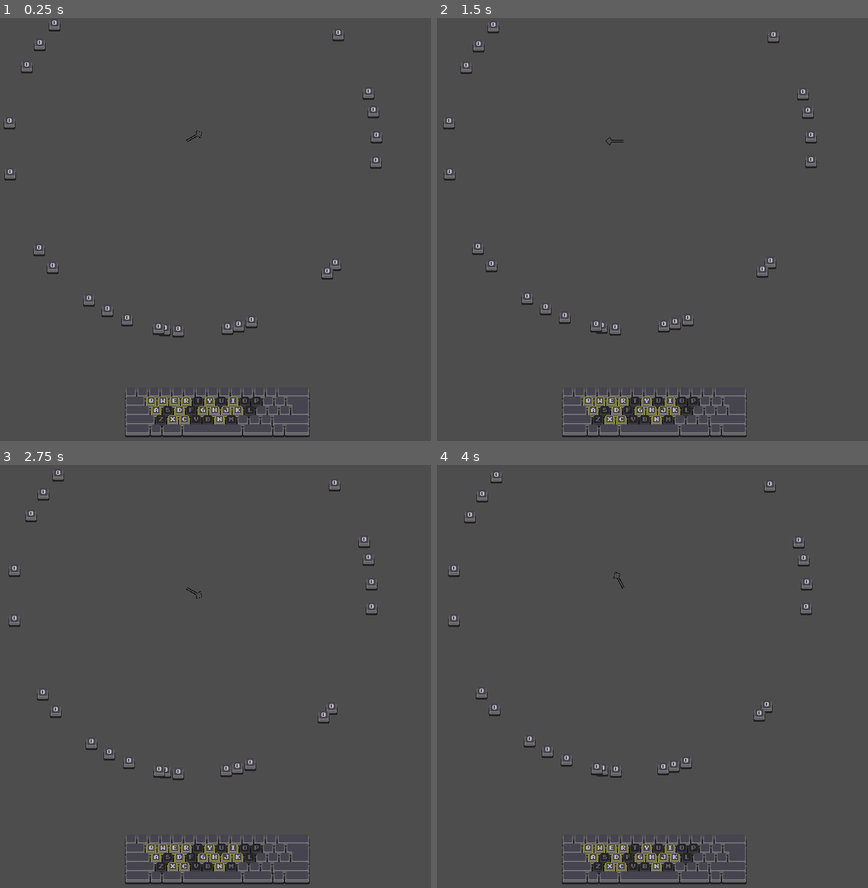
Above: before the commit, frames 1-4 (two rows, left to right).
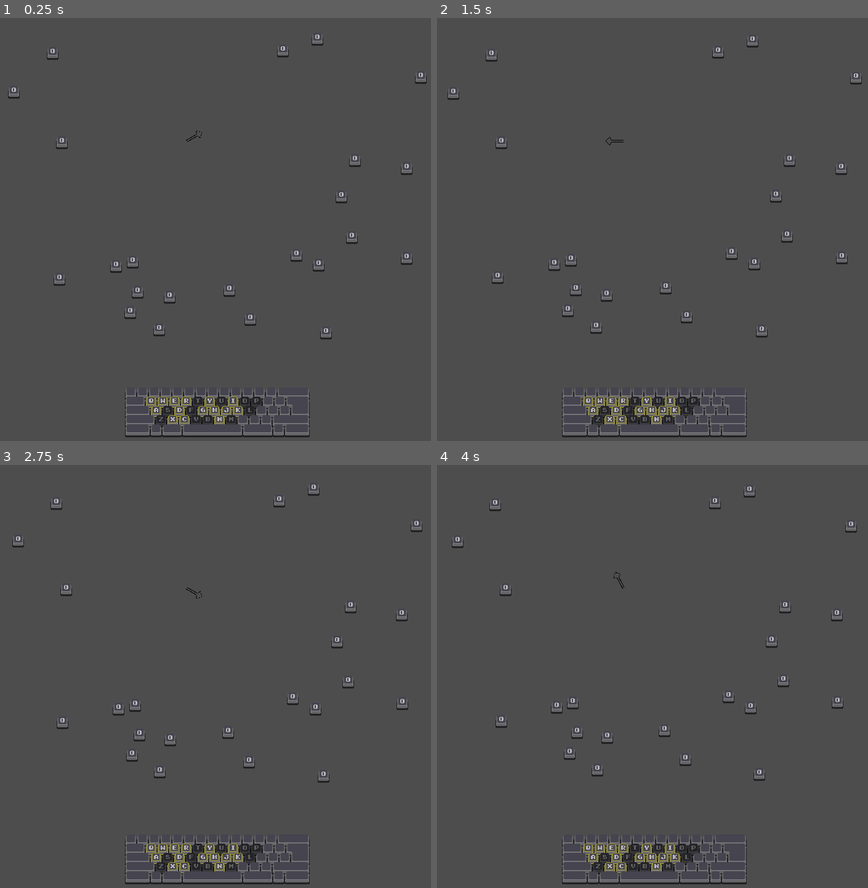
Above: after the commit, the same moments.

Repository: youchanje30/Help-Me-KeyBoard-Warrior
Game: Godot game, scene res://Scenes/test_main.tscn
Two runs of this game, one before a commit and one after it. Both use one fixed random seed, a clock stepped at 60 frames per second and the inputs below.
Inputs:
- Up to frame 1 (0.25 s): no input
- Up to frame 2 (1.5 s): tap Enter (ui_accept) at 0.5, 0.77 s
- Up to frame 3 (2.75 s): tap Enter (ui_accept) at 1.52 s
- Up to frame 4 (4 s): tap Enter (ui_accept) at 3.02, 3.77 s

The runs differ from the first frame. In frame 1, 1.2% of the frame differs, in the area x 0-99%, y 0-76%; in frame 2, 1.2%; in frame 3, 1.2%; in frame 4, 1.2%.

Commit message:
Add new bullet Effect
Add Nearest Auto Bullet
add explosion effect

Diff:
--- a/CommandDatas/ShootCommands/BaseData.tres
+++ b/CommandDatas/ShootCommands/BaseData.tres
@@ -5,5 +5,5 @@
 [resource]
 script = ExtResource("1_70hf4")
 spawn_data = Array[String](["res://Scenes/Bullets/BaseBullet.tscn"])
-force_data = Array[float]([200.0])
+force_data = Array[float]([400.0])
 coolTime = 1.0
--- /dev/null
+++ b/CommandDatas/ShootCommands/NearestAuto.tres
@@ -0,0 +1,9 @@
+[gd_resource type="Resource" script_class="CommandData" load_steps=2 format=3 uid="uid://cltx44il34mrm"]
+
+[ext_resource type="Script" path="res://Scripts/CommandData/CommandData.gd" id="1_hhovi"]
+
+[resource]
+script = ExtResource("1_hhovi")
+spawn_data = Array[String](["res://Scenes/Bullets/NearestAutoBullet.tscn"])
+force_data = Array[float]([250.0])
+coolTime = 8.0
--- /dev/null
+++ b/Scenes/Bullets/NearestAutoBullet.tscn
@@ -0,0 +1,21 @@
+[gd_scene load_steps=4 format=3 uid="uid://b6d8uv0mw7wjj"]
+
+[ext_resource type="Script" path="res://Scripts/Bullets/NearestTargetBullet.gd" id="1_3spkp"]
+[ext_resource type="Texture2D" uid="uid://60r2qv0snki8" path="res://Sprites/Bullets/auto_bullet.png" id="2_bisrq"]
+
+[sub_resource type="CircleShape2D" id="CircleShape2D_b7mhr"]
+radius = 4.5
+
+[node name="NearestAutoBullet" type="Node2D" node_paths=PackedStringArray("area")]
+script = ExtResource("1_3spkp")
+area = NodePath("Area2D")
+
+[node name="Sprite2D" type="Sprite2D" parent="."]
+texture = ExtResource("2_bisrq")
+offset = Vector2(0.5, 0.5)
+
+[node name="Area2D" type="Area2D" parent="."]
+monitorable = false
+
+[node name="CollisionShape2D" type="CollisionShape2D" parent="Area2D"]
+shape = SubResource("CircleShape2D_b7mhr")
--- /dev/null
+++ b/Scenes/Effects/explosion.tscn
@@ -0,0 +1,17 @@
+[gd_scene load_steps=3 format=3 uid="uid://barluy6tr3pur"]
+
+[ext_resource type="Texture2D" uid="uid://1pdduxeff8ys" path="res://Sprites/Keyboards/WhiteBtn.png" id="1_mbvlp"]
+
+[sub_resource type="ParticleProcessMaterial" id="ParticleProcessMaterial_huhg3"]
+particle_flag_disable_z = true
+spread = 180.0
+initial_velocity_min = 50.0
+initial_velocity_max = 50.0
+gravity = Vector3(0, 0, 0)
+
+[node name="Explosion" type="GPUParticles2D"]
+amount = 30
+process_material = SubResource("ParticleProcessMaterial_huhg3")
+texture = ExtResource("1_mbvlp")
+lifetime = 0.5
+explosiveness = 1.0
--- /dev/null
+++ b/Scripts/Bullets/NearestTargetBullet.gd
@@ -0,0 +1,14 @@
+extends IBullet
+
+var _force : float = 0
+var speed : float = 10
+var vec : Vector2 = Vector2.UP
+
+func shoot(angle : float=0, force : float=0, damage : float = 0):
+	super.shoot(angle, force, damage)
+	_force = force
+	var pos = EnemyController.get_nearest_enemy_pos()
+	vec = (pos - position).normalized()
+
+func move(delta):
+	translate(vec * delta * _force)# * speed
--- a/Scripts/Managers/EnemyController.gd
+++ b/Scripts/Managers/EnemyController.gd
@@ -11,13 +11,26 @@
 		var enemy = enemy_base.instantiate()
 		add_child(enemy)
 		enemys.append(enemy)
-		enemy.global_position = spawn_pos * distance
+		enemy.global_position = spawn_pos * (distance + randf_range(-100, 100))
 		enemy._ready()
 
 
 func get_random_enemy_pos():
 	return enemys[randi_range(0, enemys.size()-1)].position
 
+func get_nearest_enemy_pos():
+	var min_pos = Vector2.ZERO
+	var min_distance = (enemys[0].position.x * enemys[0].position.x) + (enemys[0].position.y * enemys[0].position.y)
+	for enemy in enemys:
+		var x = enemy.position.x
+		var y = enemy.position.y
+		var cur_distance = x*x + y*y
+		if min_distance < cur_distance: continue
+		min_distance = cur_distance
+		min_pos = enemy.position
+
+	return min_pos
+
 func Remove_Enemy(enemy):
 	enemys.erase(enemy)
 	enemy.queue_free()
